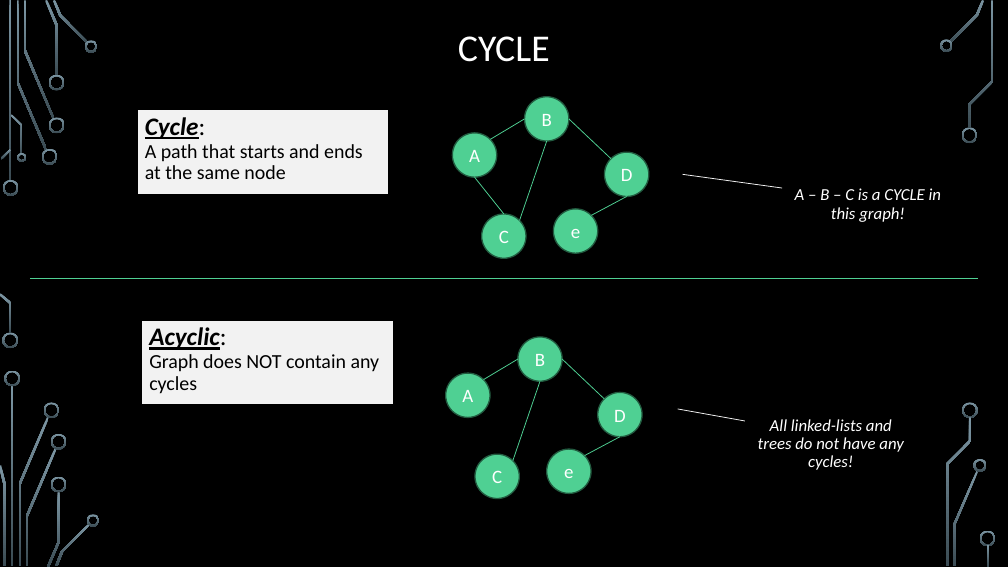
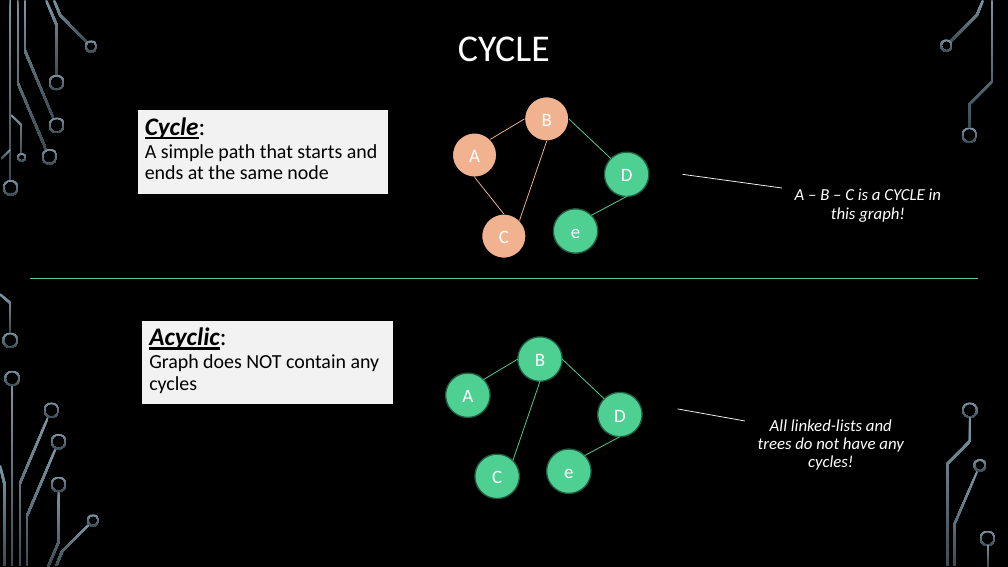
Before and after one commit to markfloryan/dsa2, a slide deck: slide 11 of slides/01-1-GraphsIntroBFS.pptx. Drawn at 1008x567 pixels with LibreOffice and Linux fonts; fonts in the diff are those of the drawing; background and template pictures are left out. Boxes give left, top, right and bottom in pixels: in the first picture for what was removed or moved away, otherwise in the second. Text is boxed around its words. In the diff, an @@ line names an element or a change of style, - is before the commit and + after.

Commit message:
small changes to slides

```diff
--- a/slides/01-1-GraphsIntroBFS.pptx
+++ b/slides/01-1-GraphsIntroBFS.pptx
@@ text in rectangle at [145, 117, 377, 179]: text changed @@
-Cycle:
-A path that starts and ends at the same node
+Cycle:
+A simple path that starts and ends at the same node
@@ line (490, 139) - (525, 119): stroke #4FD093 0.75 pt to #F1B38F 0.75 pt @@
@@ line (520, 221) - (547, 141): stroke #4FD093 0.75 pt to #F1B38F 0.75 pt @@
@@ line (475, 177) - (504, 214): stroke #4FD093 0.75 pt to #F1B38F 0.75 pt @@
@@ fill #4FD093 to #F1B38F; outline #235B40 1.25 pt to #000000 1.25 pt in 3 elements at [452, 133, 497, 178], [525, 97, 569, 141], [482, 214, 526, 259] @@
```
Also in this commit, not shown: 3 other slides changed, 2 other files.
